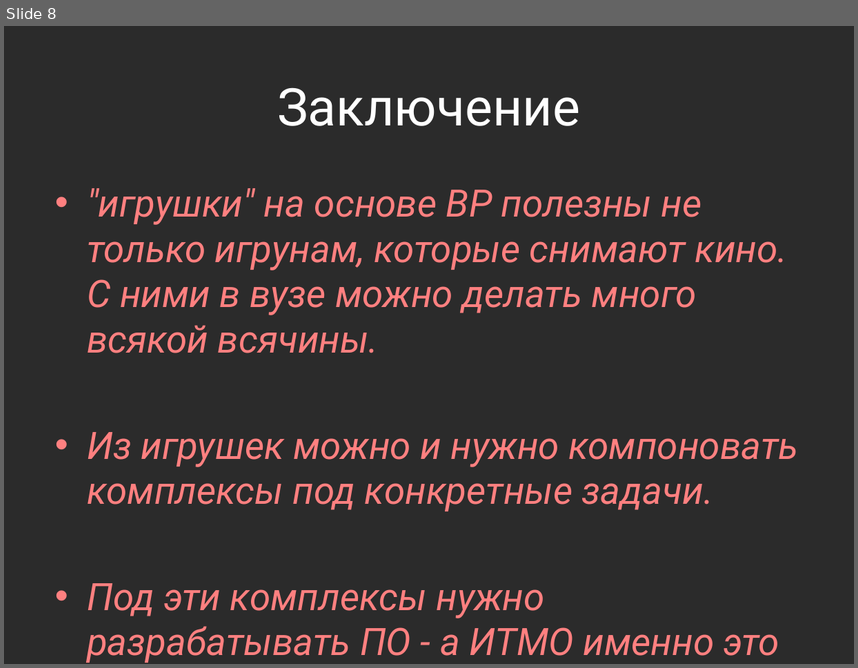
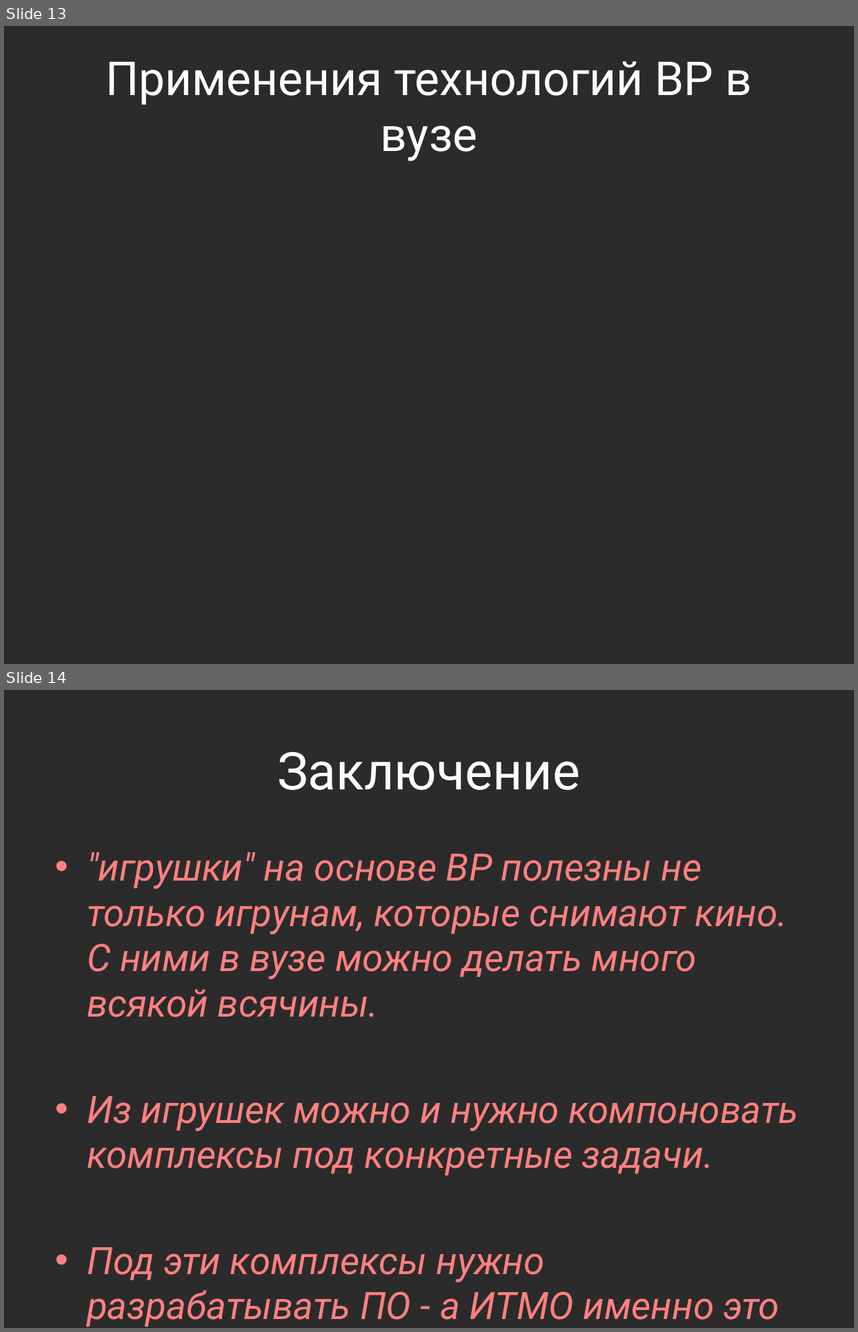
Before and after one commit to Jacobi20/quadro-xds, a slide deck: Docs/IT_Moscow.pptx. Shown one above the other, each under a label of ours: slide 8 before the commit, slides 13 and 14 after it. The pictures are 858x668 and 858x1332 pixels, drawn with LibreOffice and Linux fonts; fonts in the diff are those of the drawing; background and template pictures are left out; a plain dark background stands for a picture behind light text. Boxes give left, top, right and bottom in pixels: in the first picture for what was removed or moved away, otherwise in the second. Text is boxed around its words. In the diff, an @@ line names an element or a change of style, - is before the commit and + after.

```diff
--- a/Docs/IT_Moscow.pptx
+++ b/Docs/IT_Moscow.pptx
@@ slide 13 added at (4, 26, 854, 664), background picture (left out) @@
@@ title added at (105, 61, 752, 161), 39.6 pt, text #FFFFFF @@
+Применения технологий ВР в вузе
@@ what was slide 8 is now slide 14 @@
```
Also in this commit, not shown: 1 slide changed, 5 other slides added, 1 slide removed, 3 other files.
